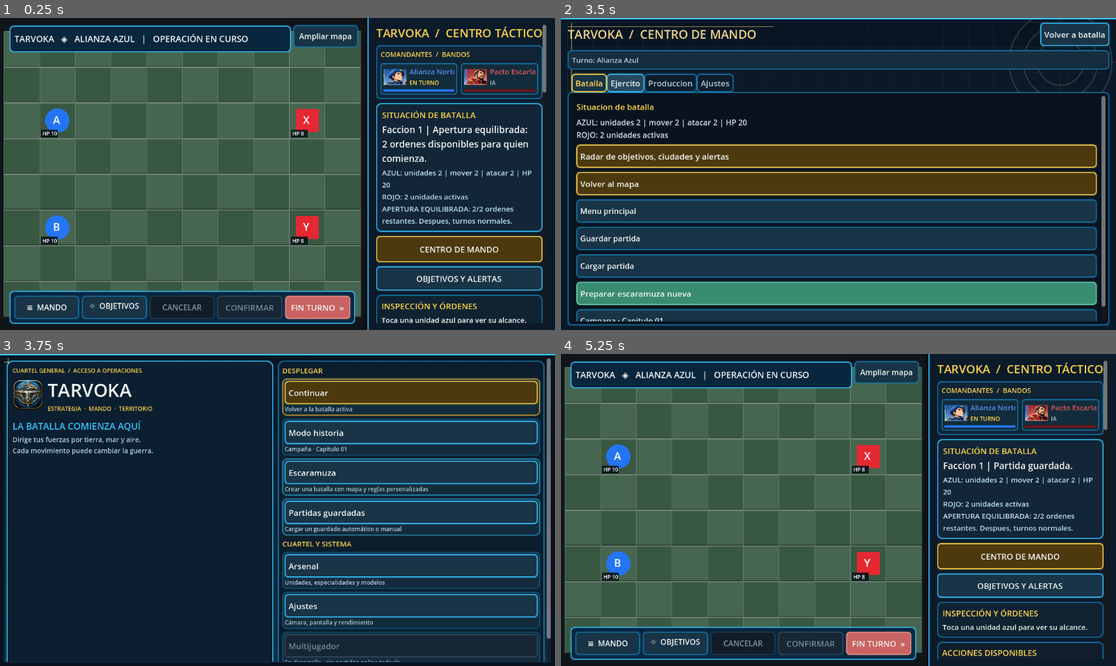
Above: before the commit, frames 1-4 (two rows, left to right).
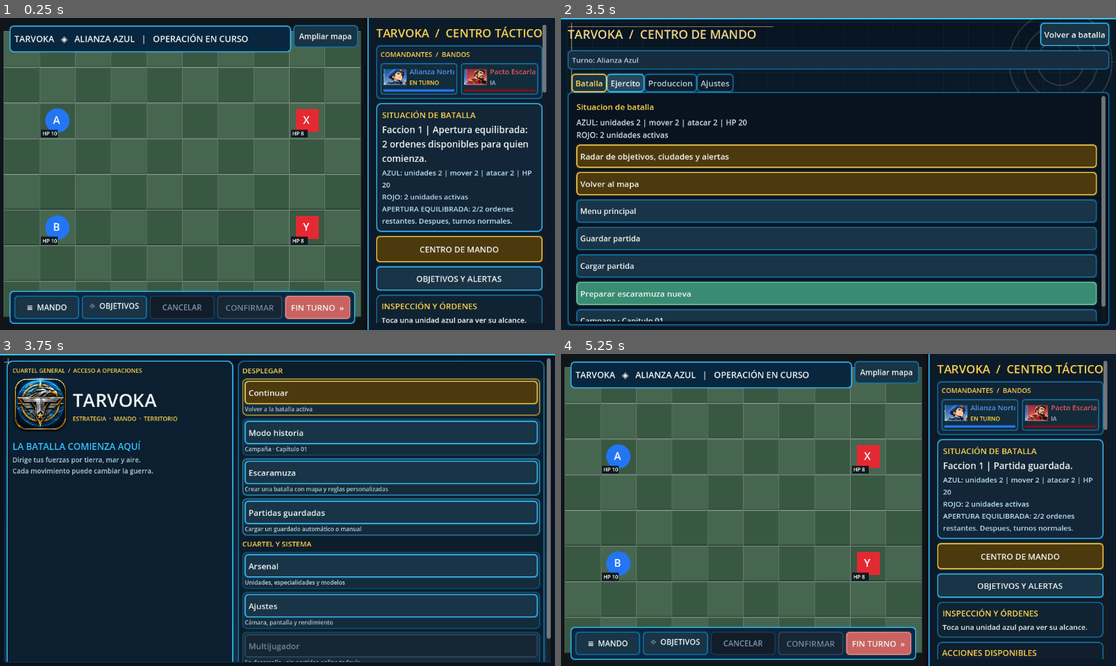
Above: after the commit, the same moments.

Repository: edwinrodri12/Tarvoka
Game: Godot game, scene res://scenes/Main.tscn
Same seed, same stepped clock (60 frames per second), same inputs: the game is played once before the commit and once after it.
Inputs:
- Up to frame 1 (0.25 s): no input
- Up to frame 2 (3.5 s): click "≡ MANDO" at 0.5 s; click "⌖ OBJETIVOS" at 1.25 s; click "Ampliar mapa" at 2 s; click "CENTRO DE MANDO" at 2.75 s
- Up to frame 3 (3.75 s): click "CENTRO DE MANDO" at 3.5 s
- Up to frame 4 (5.25 s): click "OBJETIVOS Y ALERTAS" at 4.25 s; click "Continuar" at 5 s

Frames 1-2 are identical in both runs. In frame 3, 9.4% of the frame differs, in the area x 2-78%, y 2-99%; in frame 4, nothing differs.

Commit message:
feat(brand): sharpen official fictional-planet eagle on desktop and align emblem with TARVOKA title

Diff:
--- a/scripts/ui/HomeMenu.gd
+++ b/scripts/ui/HomeMenu.gd
@@ -15,6 +15,7 @@
 # The 64-pixel repository preview is deliberately kept near native size.
 # Switch to the high-resolution master only after it is committed.
 const OFFICIAL_ICON := "res://assets/branding/tarvoka_icon_fictional_planet_64.png"
+const OFFICIAL_ICON_HD := "res://assets/branding/tarvoka_emblem_fictional_planet_512.webp"
 
 var primary_buttons: Dictionary = {}
 var home_scroll: ScrollContainer
@@ -62,6 +63,7 @@
     hero = PanelContainer.new()
     hero.name = "MarcaTarvokaPlanetaFicticio"
     hero.size_flags_horizontal = Control.SIZE_EXPAND_FILL
+    hero.size_flags_stretch_ratio = 0.85
     hero.size_flags_vertical = Control.SIZE_EXPAND_FILL
     hero.add_theme_stylebox_override("panel",
         Chrome.box_style(Color("#0B1F30"),Chrome.EDGE_BRIGHT,12,12))
@@ -83,15 +85,19 @@
     _brand_image.name = "EmblemaOficial"
     _brand_image.custom_minimum_size = Vector2(68,68)
     _brand_image.expand_mode = TextureRect.EXPAND_IGNORE_SIZE
+    _brand_image.size_flags_vertical = Control.SIZE_SHRINK_CENTER
     _brand_image.stretch_mode = TextureRect.STRETCH_KEEP_ASPECT_CENTERED
     _brand_image.mouse_filter = Control.MOUSE_FILTER_IGNORE
     var logo := Image.new()
-    if logo.load(OFFICIAL_ICON) == OK:
+    # Prefer the actual approved high-resolution art, which preserves the
+    # fictional planet. The old 64px thumbnail remains a safe fallback.
+    if logo.load(OFFICIAL_ICON_HD) == OK or logo.load(OFFICIAL_ICON) == OK:
         _brand_image.texture = ImageTexture.create_from_image(logo)
     emblem_row.add_child(_brand_image)
 
     var title_block := VBoxContainer.new()
     title_block.size_flags_horizontal = Control.SIZE_EXPAND_FILL
+    title_block.size_flags_vertical = Control.SIZE_SHRINK_CENTER
     emblem_row.add_child(title_block)
     var brand := Label.new()
     brand.text = "TARVOKA"
@@ -139,6 +145,7 @@
 
     action_card = PanelContainer.new()
     action_card.size_flags_horizontal = Control.SIZE_EXPAND_FILL
+    action_card.size_flags_stretch_ratio = 1.15
     action_card.add_theme_stylebox_override("panel",
         Chrome.box_style(Color("#0C1D2C"),Chrome.EDGE,12,9))
     content_rail.add_child(action_card)
@@ -174,7 +181,7 @@
     hero.custom_minimum_size = Vector2(0,0 if portrait else 310)
     action_card.custom_minimum_size = Vector2(0 if portrait else 385,0)
     home_scroll.custom_minimum_size.x = 300
-    _brand_image.custom_minimum_size = Vector2(64,64)
+    _brand_image.custom_minimum_size = Vector2(64,64) if portrait else Vector2(116,116)
 
 func _section(parent: VBoxContainer, title_text: String) -> void:
     var label := Label.new()
